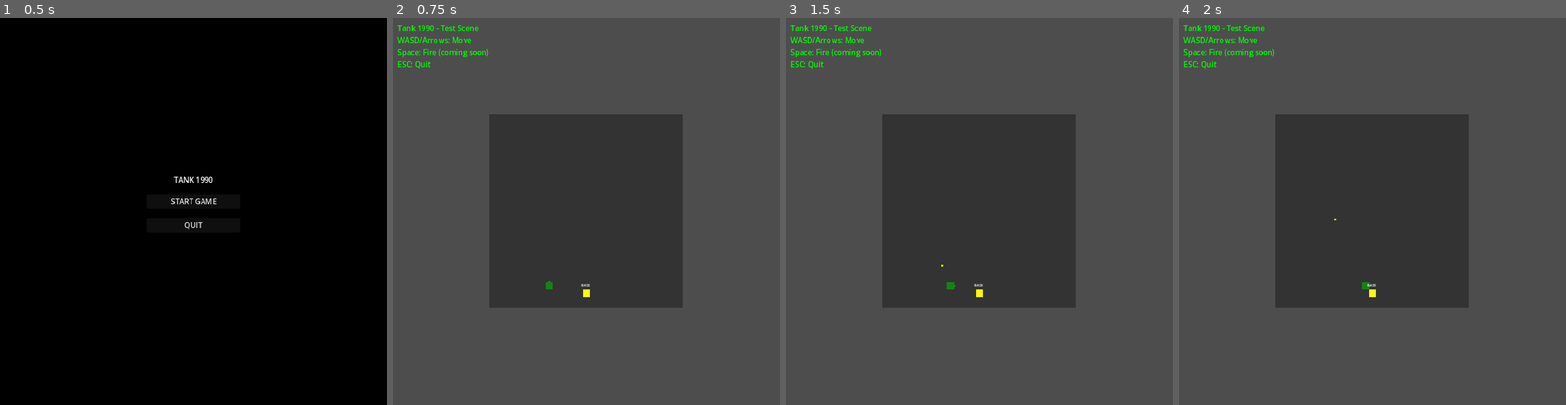
Above: before the commit, frames 1-4 (left to right).
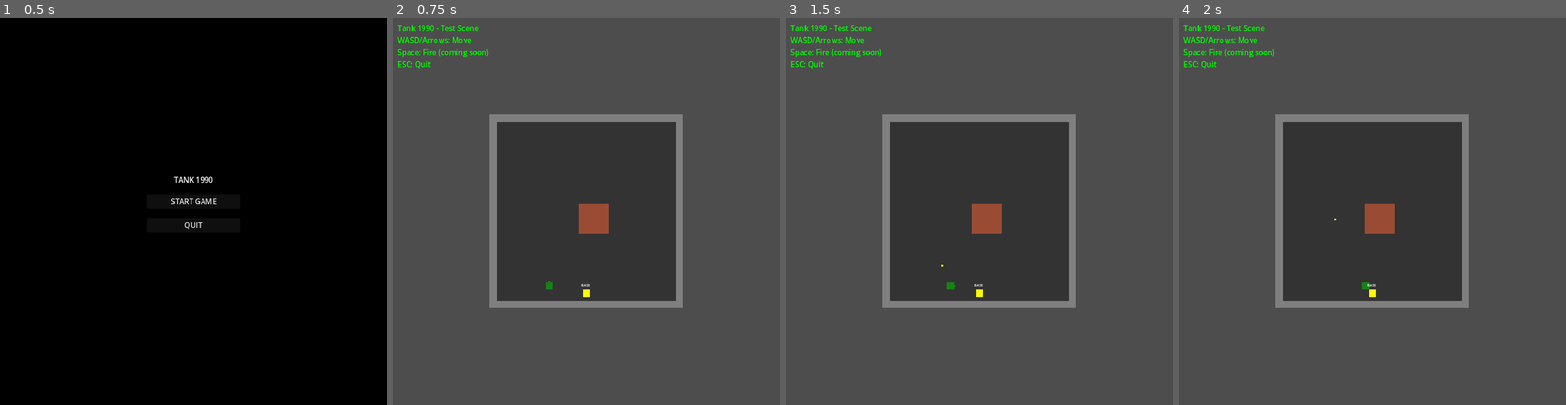
Above: after the commit, the same moments.

Repository: matibat/TANKS1990
Game: Godot game, scene res://scenes/main.tscn
Two runs of this game, one before a commit and one after it. Both use one fixed random seed, a clock stepped at 60 frames per second and the inputs below.
Inputs (mouse positions are in pixels of both pictures, inside the frame that each line leads up to):
- Up to frame 1 (0.5 s): no input
- Up to frame 2 (0.75 s): click "START GAME" at 0.5 s
- Up to frame 3 (1.5 s): tap Enter at 1.25 s; move the mouse to (1064, 192) at 1.27 s; hold D (move_right) from 1.28 s (still down); tap Space (fire) at 1.35 s; click (1064, 192) at 1.42 s
- Up to frame 4 (2 s): keep holding D (move_right)

Frame 1 is identical in both runs. In frame 2, 4.2% of the frame differs, in the area x 24-75%, y 24-75%; in frame 3, 4.2%; in frame 4, 4.2%.

Commit message:
Add placeholder colored tileset for terrain visualization
- Create procedural colored tiles (brick, steel, water, forest, ice)
- Fix physics layer creation order (must be added before tiles)
- Fix boundary clamping test (tank center min 16px not 0px)
- Fix player input test (use await for physics frames)
- Updated PROGRESS.md with Phase 7 grid-based movement system

Terrain tiles now visible:
- BRICK: Red/brown (destructible)
- STEEL: Gray (indestructible)
- WATER: Blue (blocks movement)
- FOREST: Green (passable)
- ICE: Cyan (passable)

Physics collision properly configured on layer 2

Diff:
--- a/src/systems/terrain_manager.gd
+++ b/src/systems/terrain_manager.gd
@@ -32,7 +32,59 @@
 func _ready() -> void:
 	# TileMapLayer has collision enabled by default
 	# Collision layers are controlled by the TileSet physics layers
-	pass
+	_create_placeholder_tileset()
+
+func _create_placeholder_tileset() -> void:
+	"""Create a simple colored tile set for visual feedback until sprites are added"""
+	# Create TileSet if not already configured
+	if tile_set == null or tile_set.get_source_count() == 0:
+		var new_tileset = TileSet.new()
+		new_tileset.tile_size = Vector2i(16, 16)
+
+		# Add physics layer FIRST before creating tiles
+		new_tileset.add_physics_layer()
+		new_tileset.set_physics_layer_collision_layer(0, 2)  # Layer 2 for terrain
+		new_tileset.set_physics_layer_collision_mask(0, 0)
+
+		# Create TileSetAtlasSource
+		var atlas_source = TileSetAtlasSource.new()
+
+		# Create a simple placeholder texture (5x1 atlas for 5 tile types)
+		var img = Image.create(80, 16, false, Image.FORMAT_RGBA8)
+
+		# Fill with colors for each tile type
+		# BRICK (0,0) - Red/Brown
+		img.fill_rect(Rect2i(0, 0, 16, 16), Color(0.6, 0.3, 0.2, 1.0))
+		# STEEL (1,0) - Gray
+		img.fill_rect(Rect2i(16, 0, 16, 16), Color(0.5, 0.5, 0.5, 1.0))
+		# WATER (2,0) - Blue
+		img.fill_rect(Rect2i(32, 0, 16, 16), Color(0.2, 0.3, 0.8, 1.0))
+		# FOREST (3,0) - Green
+		img.fill_rect(Rect2i(48, 0, 16, 16), Color(0.2, 0.6, 0.2, 1.0))
+		# ICE (4,0) - Cyan
+		img.fill_rect(Rect2i(64, 0, 16, 16), Color(0.7, 0.9, 1.0, 1.0))
+
+		var texture = ImageTexture.create_from_image(img)
+		atlas_source.texture = texture
+		atlas_source.texture_region_size = Vector2i(16, 16)
+
+		# Create tiles for each type
+		for i in range(5):
+			var coords = Vector2i(i, 0)
+			atlas_source.create_tile(coords)
+			# Add physics layer for collision (now layer 0 exists)
+			var tile_data = atlas_source.get_tile_data(coords, 0)
+			if tile_data:
+				tile_data.set_collision_polygons_count(0, 1)
+				var polygon = PackedVector2Array([
+					Vector2(0, 0), Vector2(16, 0), Vector2(16, 16), Vector2(0, 16)
+				])
+				tile_data.set_collision_polygon_points(0, 0, polygon)
+
+		new_tileset.add_source(atlas_source, 0)
+
+		tile_set = new_tileset
+		print("Created placeholder tileset with colored tiles")
 
 ## Get tile type at world position
 func get_tile_at_position(world_pos: Vector2) -> TileType:
--- a/tests/unit/test_grid_movement.gd
+++ b/tests/unit/test_grid_movement.gd
@@ -111,9 +111,9 @@
 	for i in range(20):
 		tank._physics_process(1.0/60.0)
 
-	# Then: Tank clamped at y=0 (still on grid)
-	assert_lte(tank.global_position.y, 0, "Tank clamped at top boundary")
-	var y_mod = int(max(0, tank.global_position.y)) % 8
+	# Then: Tank clamped at y=16 (TILE_SIZE, keeps 2x2 footprint in bounds)
+	assert_lte(tank.global_position.y, 16.0, "Tank clamped at top boundary (min 16px)")
+	var y_mod = int(tank.global_position.y) % 8
 	assert_eq(y_mod, 0, "Tank position still on grid at boundary")
 
 ## Scenario: Tank occupies 2x2 tile footprint (32x32 pixels)
--- a/tests/unit/test_player_input_isolation.gd
+++ b/tests/unit/test_player_input_isolation.gd
@@ -53,15 +53,16 @@
 
 	# When: Simulate player pressing UP key (grid movement requires continuous commands)
 	Input.action_press("move_up")
-	for i in range(15):  # More frames needed for grid-based movement
+	for i in range(30):  # More frames needed for grid-based movement (8px per step)
 		player_controller._physics_process(0.016)
 		player_tank._physics_process(0.016)
 		enemy_tank._physics_process(0.016)
+		await get_tree().physics_frame
 	Input.action_release("move_up")
 
 	# Then: Player tank should have moved (at least one 8-pixel grid step)
-	assert_ne(player_tank.global_position, Vector2(100, 100), "Player tank should move")
-	assert_lt(player_tank.global_position.y, 100, "Player tank should move up")
+	assert_ne(player_tank.global_position, Vector2(100.0, 100.0), "Player tank should move")
+	assert_lt(player_tank.global_position.y, 100.0, "Player tank should move up")
 
 	# And: Enemy tank should NOT have moved
 	assert_eq(enemy_tank.global_position, enemy_start_pos, "Enemy tank should not move from player input")
Not shown, changed: PROGRESS.md
